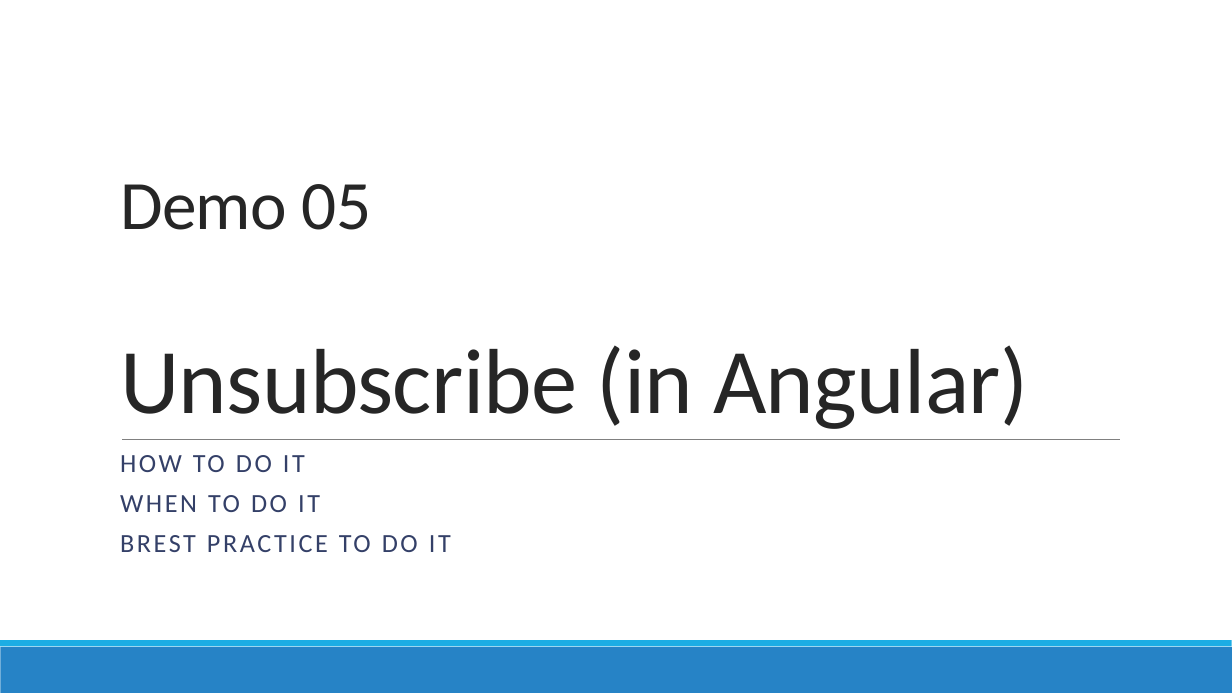
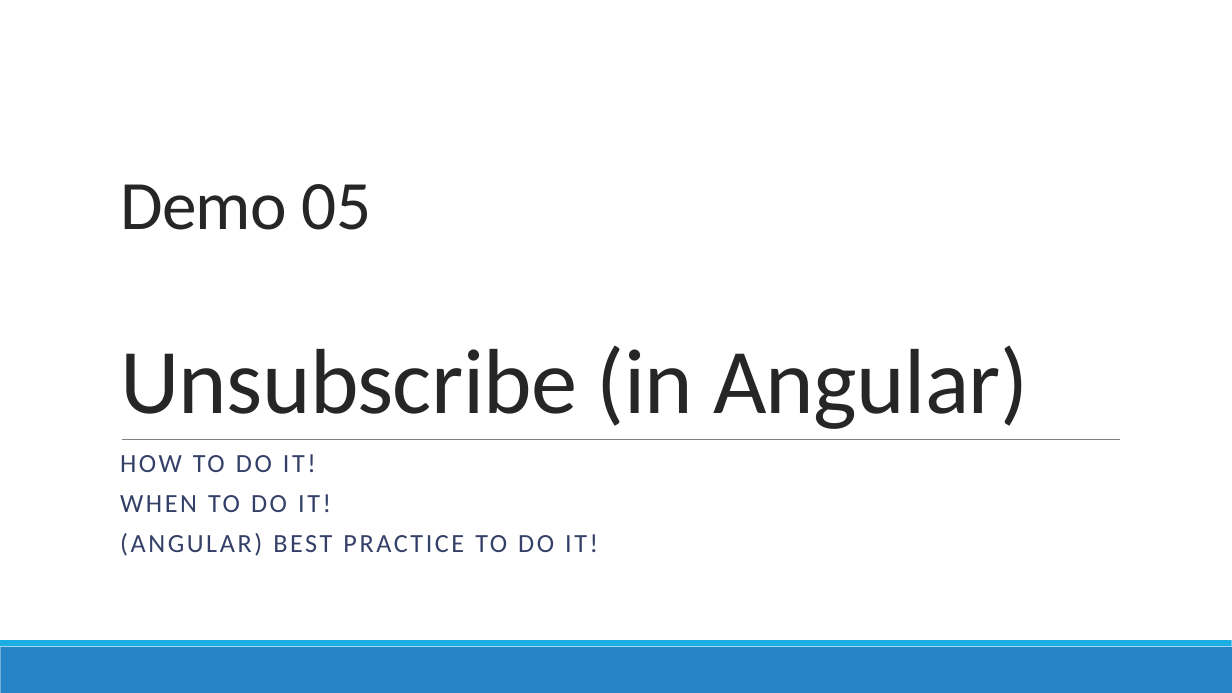
Before and after one commit to AGiorgetti/rxjs101, a slide deck: slide 26 of ReactiveProgramming_RxJS.pptx. Drawn at 1232x693 pixels with LibreOffice and Linux fonts; fonts in the diff are those of the drawing. Boxes give left, top, right and bottom in pixels: in the first picture for what was removed or moved away, otherwise in the second. Text is boxed around its words. In the diff, an @@ line names an element or a change of style, - is before the commit and + after.

```diff
--- a/ReactiveProgramming_RxJS.pptx
+++ b/ReactiveProgramming_RxJS.pptx
@@ text at (x1=120, y1=454, x2=554, y2=556): text changed @@
-HOW TO DO IT
-WHEN TO DO IT
-BREST PRACTICE TO DO IT
+HOW TO DO IT!
+WHEN TO DO IT!
+(ANGULAR) BEST PRACTICE TO DO IT!
```
Also in this commit, not shown: 10 other slides changed, 6 other files.
